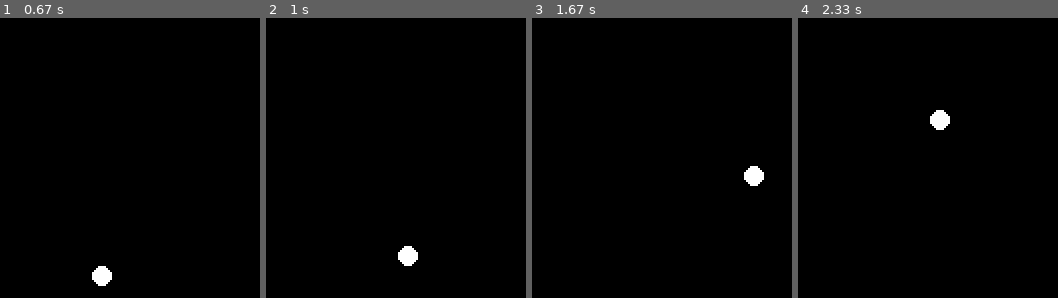
Above: before the commit, frames 1-4 (left to right).
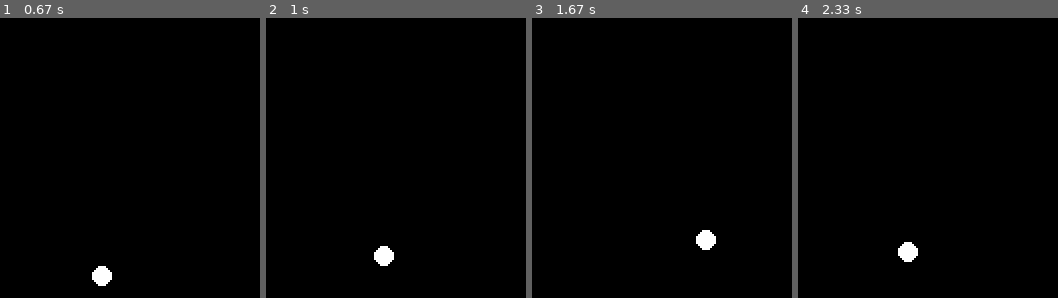
Above: after the commit, the same moments.

Repository: namseongeun/Pygame
Game: pygame game, started from pygame_basic/keyobject.py
The game is run twice, just before and just after one commit, with the same random seed, the same clock (stepped at 60 frames per second) and the same inputs.
Inputs:
- Up to frame 1 (0.67 s): hold D from 0.33 s (still down)
- Up to frame 2 (1 s): release D at 0.8 s; hold W from 0.83 s (still down)
- Up to frame 3 (1.67 s): release W at 1.13 s; hold D 1.17-1.63 s
- Up to frame 4 (2.33 s): hold A 1.67-2.2 s; hold S from 2.23 s (still down)

Frame 1 is identical in both runs. In frame 2, 0.8% of the frame differs, in the area x 41-59%, y 81-89%; in frame 3, 0.8%; in frame 4, 0.8%.

Commit message:
0107_MovingObjectWithKeyCorrectly

Diff:
--- a/pygame_basic/keyobject.py
+++ b/pygame_basic/keyobject.py
@@ -25,6 +25,7 @@
         if event.type == pygame.QUIT:
             play = False
 
+        # 키 입력
         if event.type == pygame.KEYDOWN:
             if event.key == pygame.K_w:
                 to_y = -1
@@ -34,6 +35,17 @@
                 to_y = 1
             elif event.key == pygame.K_d:
                 to_x = 1
+
+        # 키 입력 해제
+        if event.type == pygame.KEYUP:
+            if event.key == pygame.K_w:
+                to_y = 0
+            elif event.key == pygame.K_a:
+                to_x = 0
+            elif event.key == pygame.K_s:
+                to_y = 0
+            elif event.key == pygame.K_d:
+                to_x = 0
 
     # 좌표 변경
     x_pos += to_x
